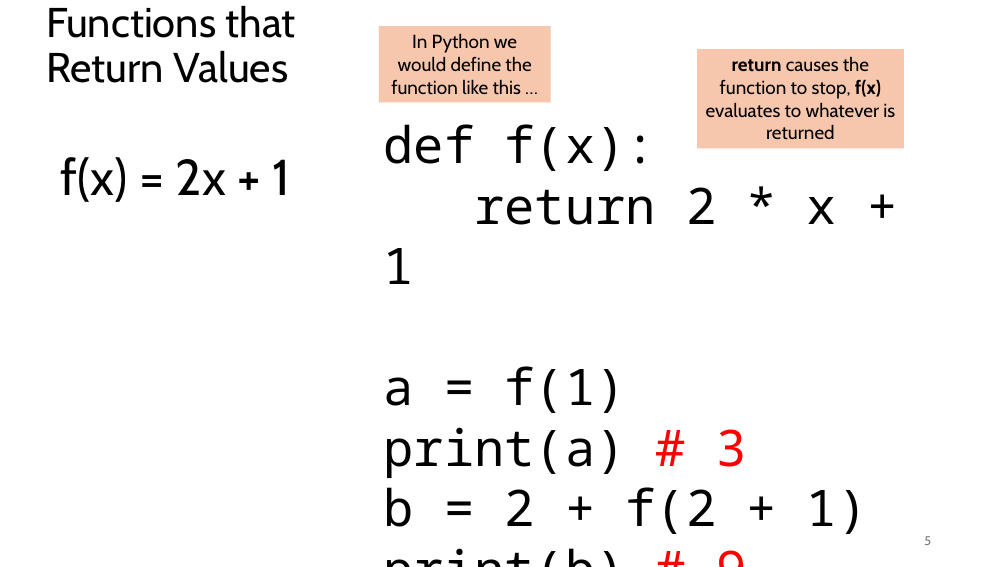
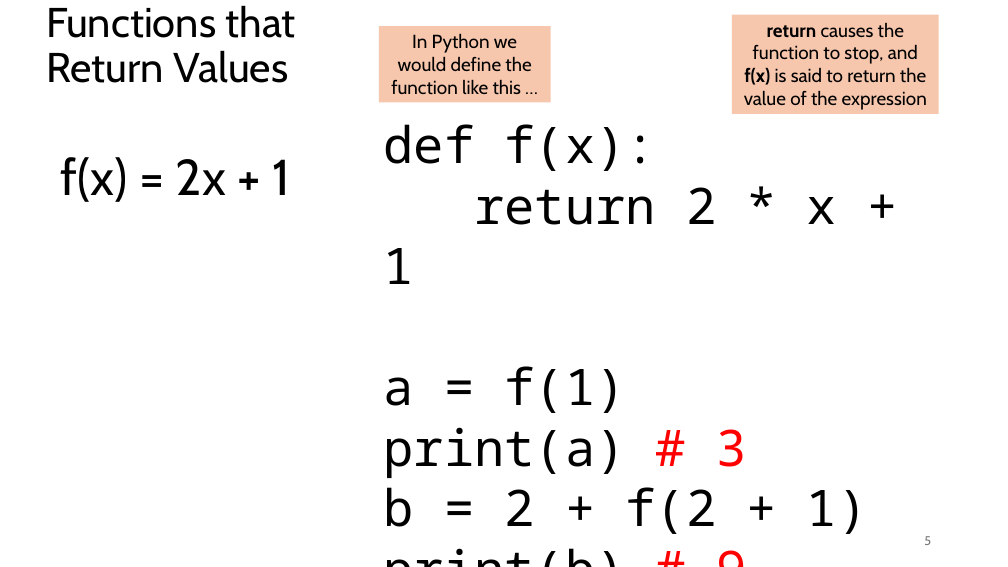
Before and after one commit to tjd1234/cmpt120fall2024, a slide deck: slide 5 of lecture_notes/chapter6/chapter6.pptx. Drawn at 1008x567 pixels with LibreOffice and Linux fonts; fonts in the diff are those of the drawing. Boxes give left, top, right and bottom in pixels: in the first picture for what was removed or moved away, otherwise in the second. Text is boxed around its words. In the diff, an @@ line names an element or a change of style, - is before the commit and + after.

```diff
--- a/lecture_notes/chapter6/chapter6.pptx
+++ b/lecture_notes/chapter6/chapter6.pptx
@@ rectangle "return causes the function to ...": place and size @@
-rectangle "return causes the function to ..." at bbox=[697, 49, 904, 148]
+rectangle "return causes the function to ..." at bbox=[732, 14, 938, 113]
@@ text in rectangle at bbox=[744, 23, 927, 110]: text changed @@
-return causes the function to stop, f(x) evaluates to whatever is returned
+return causes the function to stop, and f(x) is said to return the value of the expression
```
Also in this commit, not shown: 8 other slides changed, 3 slides added, 2 other files.
